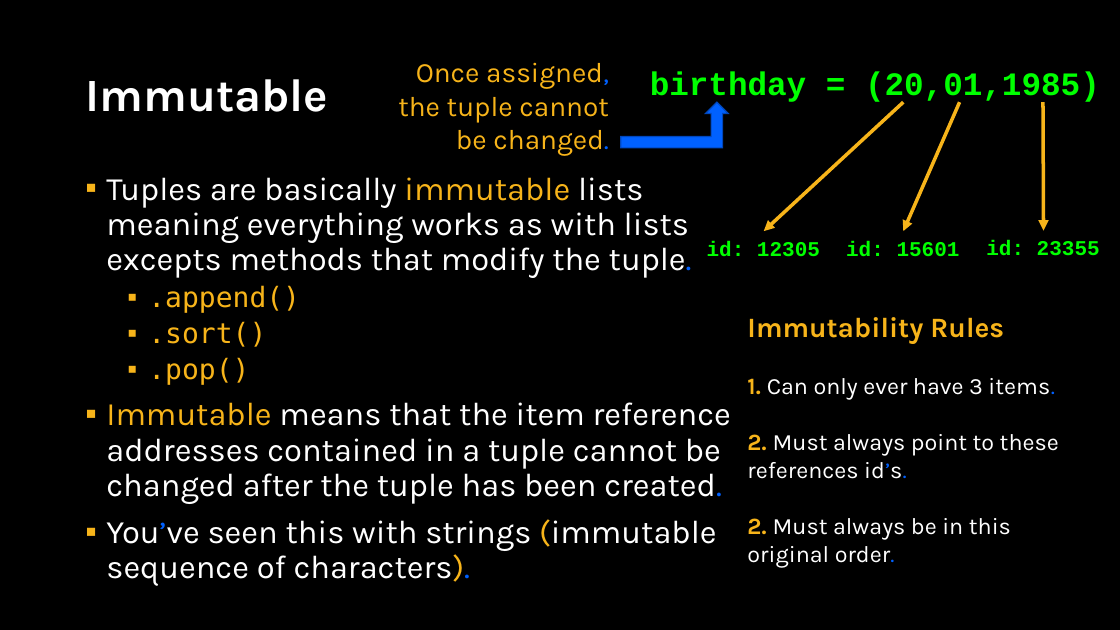
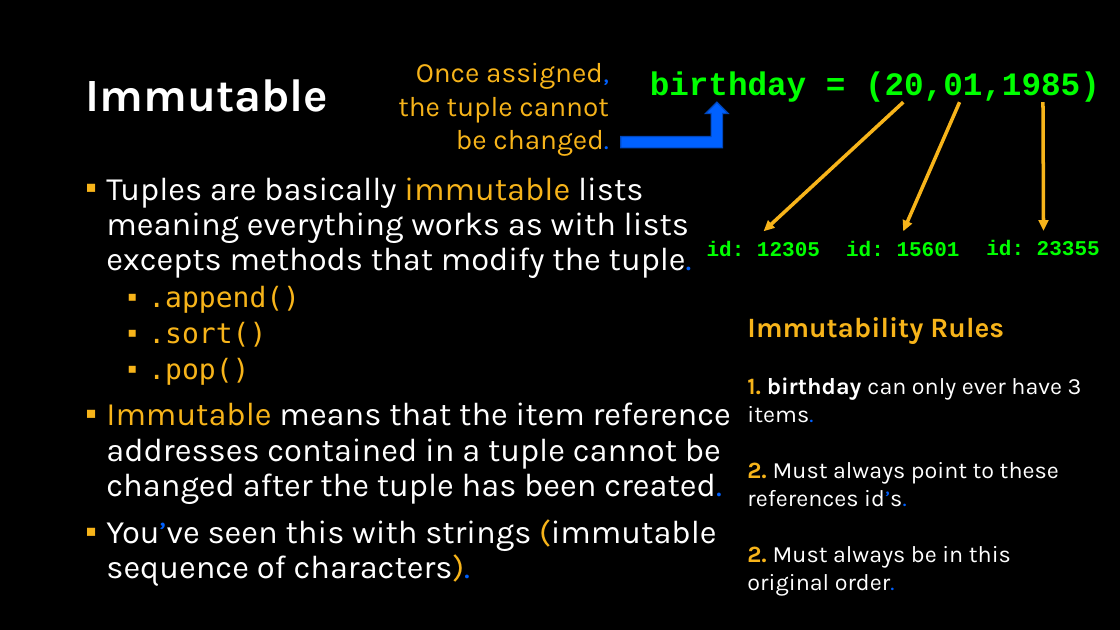
Before and after one commit to APS106/APS106-winter-2025-kinsella-goodfellow, a slide deck: slide 5 of lectures/week8/lecture1/slides/week8_lecture1.pptx. Drawn at 1120x630 pixels with LibreOffice and Linux fonts; fonts in the diff are those of the drawing; background and template pictures are left out. Boxes give left, top, right and bottom in pixels: in the first picture for what was removed or moved away, otherwise in the second. Text is boxed around its words. In the diff, an @@ line names an element or a change of style, - is before the commit and + after.

```diff
--- a/lectures/week8/lecture1/slides/week8_lecture1.pptx
+++ b/lectures/week8/lecture1/slides/week8_lecture1.pptx
@@ text at (747, 377, 1082, 423): text changed @@
-1. Can only ever have 3 items.
+1. birthday can only ever have 3 items.
```
Also in this commit, not shown: 2 other slides changed, 3 other files.
